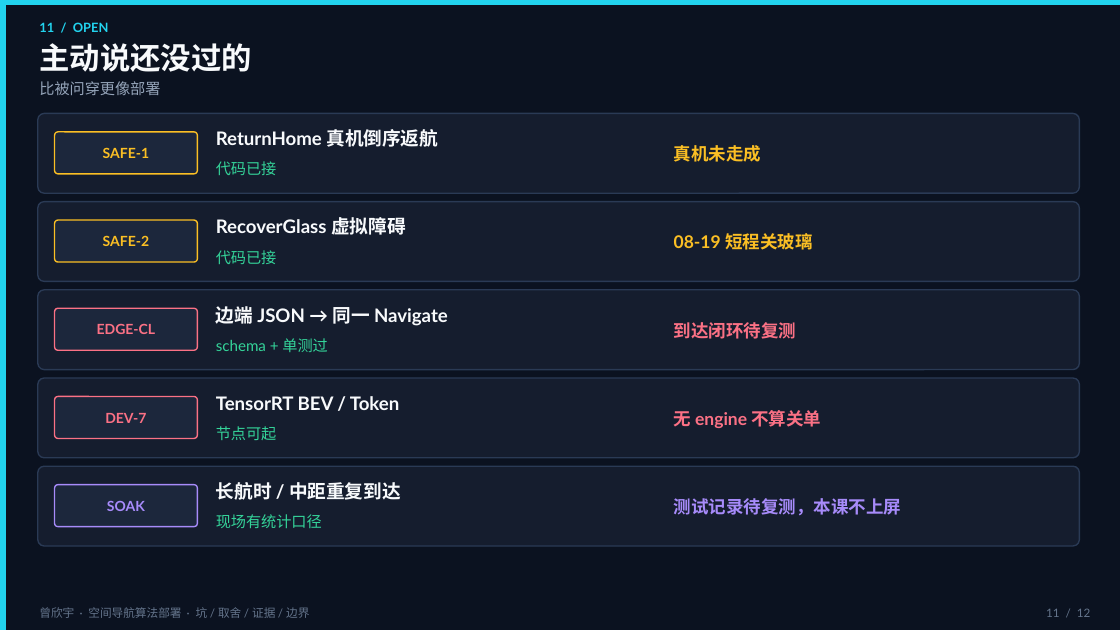
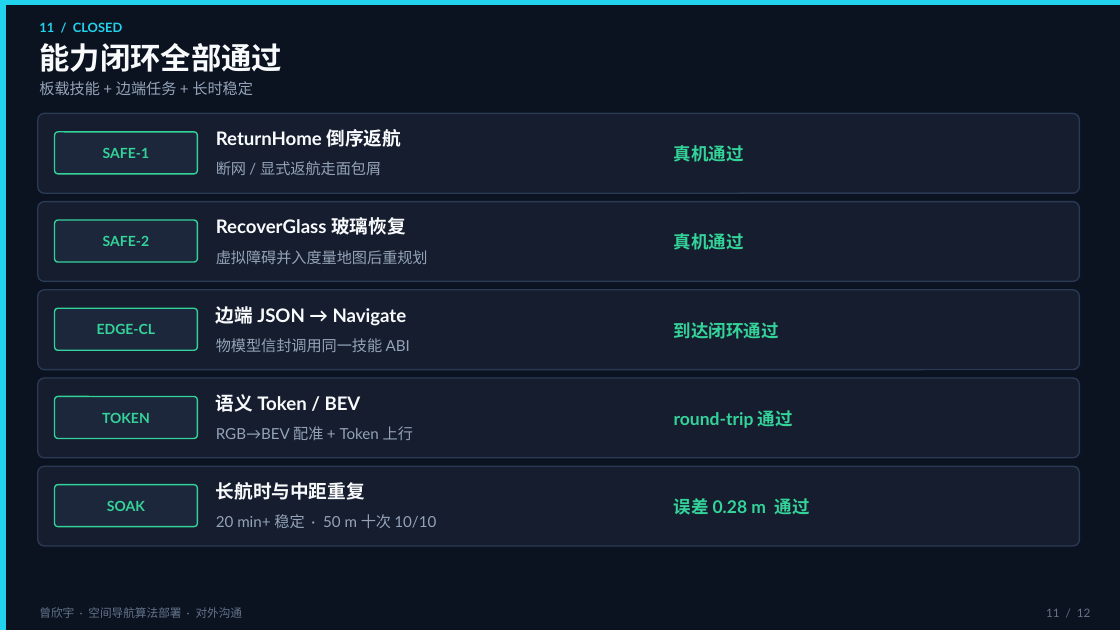
Before and after one commit to zxinyu-robot/MotionSLAM_ws, a slide deck: slide 11 of docs/_inbox/曾欣宇_空间导航算法部署_课展示.pptx. Drawn at 1120x630 pixels with LibreOffice and Linux fonts; fonts in the diff are those of the drawing. Boxes give left, top, right and bottom in pixels: in the first picture for what was removed or moved away, otherwise in the second. Text is boxed around its words. In the diff, an @@ line names an element or a change of style, - is before the commit and + after.

```diff
--- a/docs/_inbox/曾欣宇_空间导航算法部署_课展示.pptx
+++ b/docs/_inbox/曾欣宇_空间导航算法部署_课展示.pptx
@@ text at (39,22,122,32): text changed @@
-11 / OPEN
+11 / CLOSED
@@ text at (39,43,282,72): text changed @@
-主动说还没过的
+能力闭环全部通过
@@ text at (39,81,253,95): text changed @@
-比被问穿更像部署
+板载技能 + 边端任务 + 长时稳定
@@ rounded rectangle "SAFE-1" at (55,132,197,174): text colour #FBBF24 to #34D399; outline #FBBF24 1.15 pt to #34D399 1.15 pt @@
@@ text at (216,129,401,147): text changed @@
-ReturnHome 真机倒序返航
+ReturnHome 倒序返航
@@ text at (674,145,744,162): text changed; text colour #FBBF24 to #34D399 @@
-真机未走成
+真机通过
@@ text at (216,161,381,175): text changed; text colour #34D399 to #94A3B8 @@
-代码已接
+断网 / 显式返航走面包屑
@@ rounded rectangle "SAFE-2" at (55,220,197,262): text colour #FBBF24 to #34D399; outline #FBBF24 1.15 pt to #34D399 1.15 pt @@
@@ text at (216,217,405,235): text changed @@
-RecoverGlass 虚拟障碍
+RecoverGlass 玻璃恢复
@@ text at (674,233,744,250): text changed; text colour #FBBF24 to #34D399 @@
-08-19 短程关玻璃
+真机通过
@@ text at (216,250,428,264): text changed; text colour #34D399 to #94A3B8 @@
-代码已接
+虚拟障碍并入度量地图后重规划
@@ rounded rectangle "EDGE-CL" at (55,308,197,350): text colour #FB7185 to #34D399; outline #FB7185 1.15 pt to #34D399 1.15 pt @@
@@ text at (216,306,407,326): text changed @@
-边端 JSON → 同一 Navigate
+边端 JSON → Navigate
@@ text at (674,322,779,339): text changed; text colour #FB7185 to #34D399 @@
-到达闭环待复测
+到达闭环通过
@@ text at (216,338,410,352): text changed; text colour #34D399 to #94A3B8 @@
-schema + 单测过
+物模型信封调用同一技能 ABI
@@ rounded rectangle "TOKEN" at (55,397,197,439): outline #FB7185 1.15 pt to #34D399 1.15 pt @@
@@ text in rounded rectangle at (102,413,150,423): text changed; text colour #FB7185 to #34D399 @@
-DEV-7
+TOKEN
@@ text at (216,394,361,412): text changed @@
-TensorRT BEV / Token
+语义 Token / BEV
@@ text at (674,410,793,428): text changed; text colour #FB7185 to #34D399 @@
-无 engine 不算关单
+round-trip 通过
@@ text at (216,426,413,440): text changed; text colour #34D399 to #94A3B8 @@
-节点可起
+RGB→BEV 配准 + Token 上行
@@ rounded rectangle "SOAK" at (55,485,197,527): text colour #A78BFA to #34D399; outline #A78BFA 1.15 pt to #34D399 1.15 pt @@
@@ text at (216,482,365,500): text changed @@
-长航时 / 中距重复到达
+长航时与中距重复
@@ text at (674,498,810,515): text changed; text colour #A78BFA to #34D399 @@
-测试记录待复测，本课不上屏
+误差 0.28 m 通过
@@ text at (216,514,436,528): text changed; text colour #34D399 to #94A3B8 @@
-现场有统计口径
+20 min+ 稳定 · 50 m 十次 10/10
@@ text at (39,607,243,618): text changed @@
-曾欣宇 · 空间导航算法部署 · 坑 / 取舍 / 证据 / 边界
+曾欣宇 · 空间导航算法部署 · 对外沟通
```
Also in this commit, not shown: 11 other slides changed.
